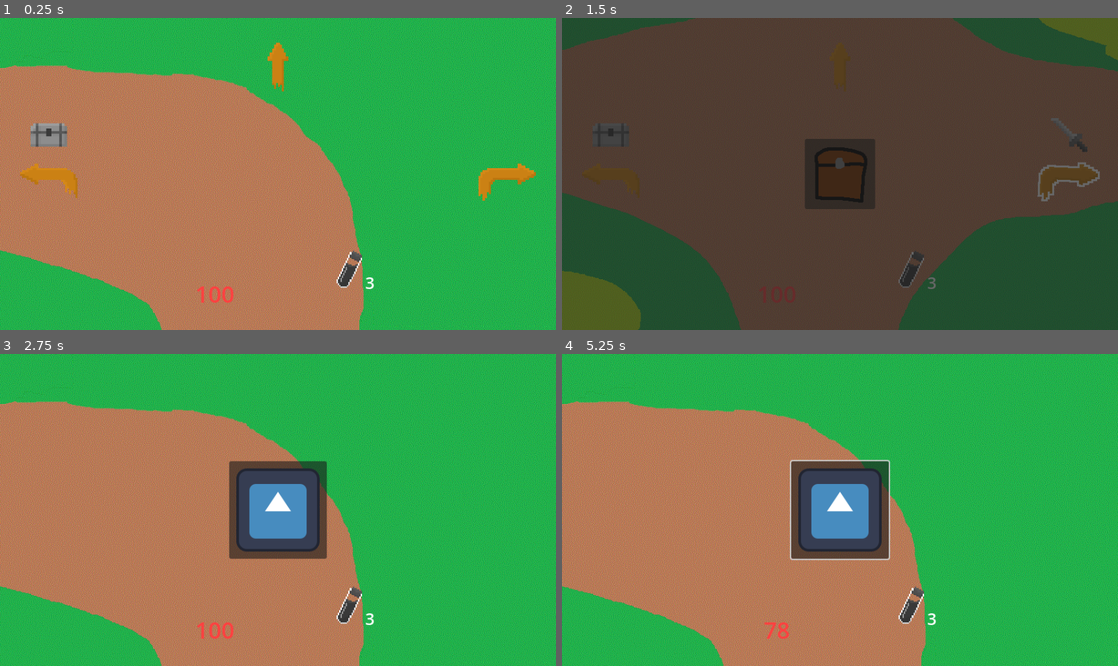
Above: before the commit, frames 1-4 (two rows, left to right).
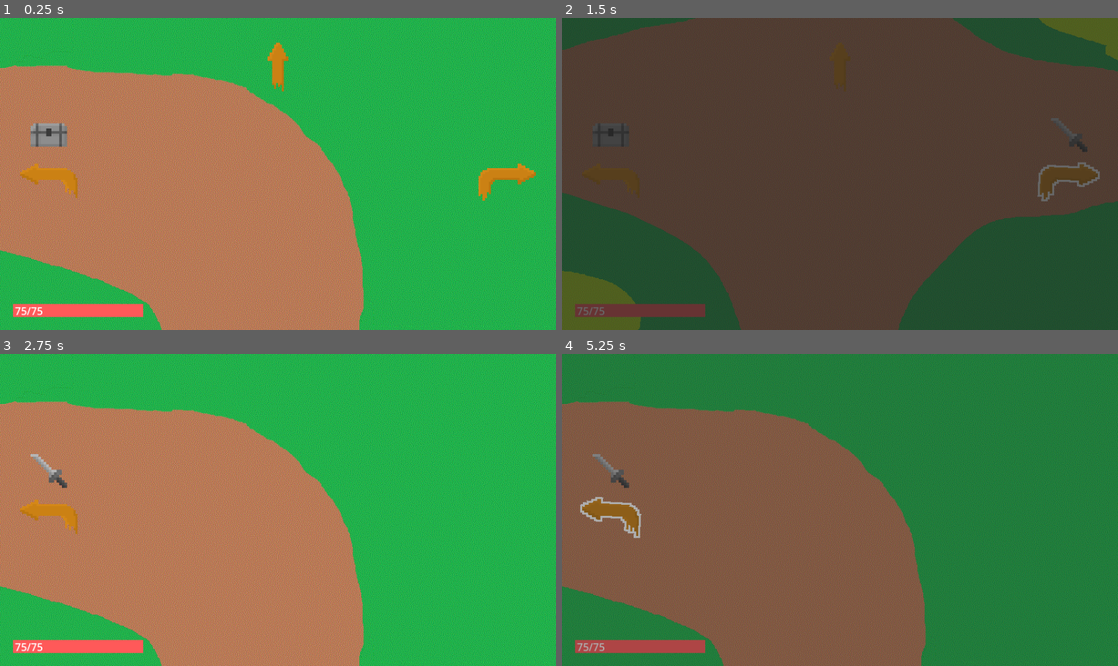
Above: after the commit, the same moments.

Repository: PurplikDev/rise-of-todmoldren-recreation
Game: Godot game, scene res://scenes/game.tscn
The game is run twice, just before and just after one commit, with the same random seed, the same clock (stepped at 60 frames per second) and the same inputs. Before the commit the project starts from res://game.tscn. The engine's default icon, where the game draws it, is replaced by a stand-in: a white triangle on a blue panel in a dark square.
Inputs (mouse positions are in pixels of both pictures, inside the frame that each line leads up to):
- Up to frame 1 (0.25 s): no input
- Up to frame 2 (1.5 s): click "left" at 0.5 s; click "left" at 1.25 s
- Up to frame 3 (2.75 s): click (350, 606) at 2 s, where only the run before the commit has a clickable "3"
- Up to frame 4 (5.25 s): click (840, 510) at 2.77 s; click (840, 510) at 3.52 s; click (912, 606) at 4.25 s, where only the run before the commit has a clickable "3"; click (612, 510) at 5 s, where only the run after the commit has a clickable "left"

The runs differ from the first frame. In frame 1, 1.5% of the frame differs, in the area x 2-68%, y 74-96%; in frame 2, 3.8%; in frame 3, 7.7%; in frame 4, 100%, in the area x 0-100%, y 0-100%.

Commit message:
updates ig

Diff:
--- a/character.gd
+++ /dev/null
@@ -1,58 +0,0 @@
-class_name Character
-extends Node
-
-@onready var health_potion_button = %HealthPotionButton
-@onready var health_potion_amount = %HealthPotionAmount
-@onready var health_display = %HealthDisplay
-
-var character_name: String = "Hero"
-var max_health: int = 100
-var health: int = 100:
-	set(value):
-		health = value
-		health_display.text = str(health)
-
-var level_cap: int = 50
-var level: int = 1
-var xp: int = 0
-
-var attack_boost: bool
-var defence_boost: bool
-
-var money: int
-var health_potion: int = 3:
-	set(value):
-		health_potion = value
-		if health_potion > 0:
-			health_potion_button.disabled = false
-		else:
-			health_potion_button.disabled = true
-		health_potion_amount.text = str(health_potion)
-
-func _ready():
-	health_potion_button.pressed.connect(use_potion)
-	health_potion_amount.text = str(health_potion)
-	health_display.text = str(health)
-
-func damage(amount: int):
-	print("ouch! | ", amount)
-	health -= amount
-	print("i have ", health, " health left!")
-	if health <= 0:
-		print("end of game!!!")
-		%CanvasLayer.visible = true
-
-func heal(amount: int):
-	health = clampi(health + amount, 0, max_health)
-
-func gain_xp(amount: int):
-	xp += amount
-	if xp > level_cap:
-		xp -= level_cap
-		level_cap += 50
-		level += 1
-		print_rich("[wave][rainbow]level up![/rainbow][/wave]")
-
-func use_potion():
-	health_potion -= 1
-	heal(10)
--- a/project.godot
+++ b/project.godot
@@ -11,7 +11,7 @@
 [application]
 
 config/name="rise-of-todmoldren-remaster"
-run/main_scene="res://game.tscn"
+run/main_scene="res://scenes/game.tscn"
 config/features=PackedStringArray("4.3", "Forward Plus")
 config/icon="res://icon.svg"
 
@@ -23,6 +23,15 @@
 window/size/window_height_override=1080
 window/stretch/mode="viewport"
 
+[file_customization]
+
+folder_colors={
+"res://assets/": "red",
+"res://resources/": "yellow",
+"res://scenes/": "teal",
+"res://scripts/": "purple"
+}
+
 [rendering]
 
 textures/canvas_textures/default_texture_filter=0
--- /dev/null
+++ b/resources/character_theme.tres
@@ -0,0 +1,16 @@
+[gd_resource type="Theme" load_steps=4 format=3 uid="uid://bq2wwudex6yc7"]
+
+[sub_resource type="SystemFont" id="SystemFont_4rpo4"]
+font_names = PackedStringArray("OCR A")
+oversampling = 10.0
+
+[sub_resource type="StyleBoxFlat" id="StyleBoxFlat_lhypm"]
+bg_color = Color(0.25, 0.25, 0.25, 0.588235)
+
+[sub_resource type="StyleBoxFlat" id="StyleBoxFlat_76fb1"]
+bg_color = Color(1, 0.35, 0.35, 1)
+
+[resource]
+Label/fonts/font = SubResource("SystemFont_4rpo4")
+ProgressBar/styles/background = SubResource("StyleBoxFlat_lhypm")
+ProgressBar/styles/fill = SubResource("StyleBoxFlat_76fb1")
--- a/resources/pieces/cave1.tres
+++ b/resources/pieces/cave1.tres
@@ -1,7 +1,7 @@
 [gd_resource type="Resource" script_class="DungeonPiece" load_steps=3 format=3 uid="uid://brwb7uuxytqfs"]
 
 [ext_resource type="Texture2D" uid="uid://bxh3og21dts7h" path="res://assets/cave1.png" id="1_005p8"]
-[ext_resource type="Script" path="res://dungeon_piece.gd" id="2_07esa"]
+[ext_resource type="Script" path="res://scripts/dungeon_piece.gd" id="2_07esa"]
 
 [resource]
 script = ExtResource("2_07esa")
--- a/resources/pieces/cave2.tres
+++ b/resources/pieces/cave2.tres
@@ -1,7 +1,7 @@
 [gd_resource type="Resource" script_class="DungeonPiece" load_steps=3 format=3 uid="uid://dgt8u01ywpu7q"]
 
 [ext_resource type="Texture2D" uid="uid://2aoft83asmtv" path="res://assets/cave2.png" id="1_ddqpw"]
-[ext_resource type="Script" path="res://dungeon_piece.gd" id="2_1p4or"]
+[ext_resource type="Script" path="res://scripts/dungeon_piece.gd" id="2_1p4or"]
 
 [resource]
 script = ExtResource("2_1p4or")
--- a/resources/pieces/cave3.tres
+++ b/resources/pieces/cave3.tres
@@ -1,7 +1,7 @@
 [gd_resource type="Resource" script_class="DungeonPiece" load_steps=3 format=3 uid="uid://cqr2c4ac6n2p7"]
 
 [ext_resource type="Texture2D" uid="uid://bbsluhw4iii0t" path="res://assets/cave3.png" id="1_ef5nc"]
-[ext_resource type="Script" path="res://dungeon_piece.gd" id="2_kfhc2"]
+[ext_resource type="Script" path="res://scripts/dungeon_piece.gd" id="2_kfhc2"]
 
 [resource]
 script = ExtResource("2_kfhc2")
--- a/resources/pieces/cave_enterance.tres
+++ b/resources/pieces/cave_enterance.tres
@@ -1,7 +1,7 @@
 [gd_resource type="Resource" script_class="DungeonPiece" load_steps=3 format=3 uid="uid://bw4blcwer371h"]
 
 [ext_resource type="Texture2D" uid="uid://clgnj11wbv4i7" path="res://assets/cave_enternace.png" id="1_h7tjf"]
-[ext_resource type="Script" path="res://dungeon_piece.gd" id="2_5cj4n"]
+[ext_resource type="Script" path="res://scripts/dungeon_piece.gd" id="2_5cj4n"]
 
 [resource]
 script = ExtResource("2_5cj4n")
--- a/resources/pieces/cave_exit.tres
+++ b/resources/pieces/cave_exit.tres
@@ -1,7 +1,7 @@
 [gd_resource type="Resource" script_class="DungeonPiece" load_steps=3 format=3 uid="uid://ddrkk57020uq6"]
 
 [ext_resource type="Texture2D" uid="uid://dt0acjqv1r7k4" path="res://assets/cave_exit.png" id="1_13c03"]
-[ext_resource type="Script" path="res://dungeon_piece.gd" id="2_yt5m5"]
+[ext_resource type="Script" path="res://scripts/dungeon_piece.gd" id="2_yt5m5"]
 
 [resource]
 script = ExtResource("2_yt5m5")
--- a/resources/pieces/forest1.tres
+++ b/resources/pieces/forest1.tres
@@ -1,7 +1,7 @@
 [gd_resource type="Resource" script_class="DungeonPiece" load_steps=3 format=3 uid="uid://o0gnk3x653sw"]
 
 [ext_resource type="Texture2D" uid="uid://dn462hwnybqgx" path="res://assets/forest1.png" id="1_3pt0j"]
-[ext_resource type="Script" path="res://dungeon_piece.gd" id="1_iedkr"]
+[ext_resource type="Script" path="res://scripts/dungeon_piece.gd" id="1_iedkr"]
 
 [resource]
 script = ExtResource("1_iedkr")
--- a/resources/pieces/forest2.tres
+++ b/resources/pieces/forest2.tres
@@ -1,7 +1,7 @@
 [gd_resource type="Resource" script_class="DungeonPiece" load_steps=3 format=3 uid="uid://c8dlm87nxyjxi"]
 
 [ext_resource type="Texture2D" uid="uid://b0ip04xxbk4y3" path="res://assets/forest2.png" id="1_2w2kv"]
-[ext_resource type="Script" path="res://dungeon_piece.gd" id="2_rdhq7"]
+[ext_resource type="Script" path="res://scripts/dungeon_piece.gd" id="2_rdhq7"]
 
 [resource]
 script = ExtResource("2_rdhq7")
--- a/resources/pieces/forest3.tres
+++ b/resources/pieces/forest3.tres
@@ -1,7 +1,7 @@
 [gd_resource type="Resource" script_class="DungeonPiece" load_steps=3 format=3 uid="uid://cy4fu05kegwmm"]
 
 [ext_resource type="Texture2D" uid="uid://rearu677ap1q" path="res://assets/forest3.png" id="1_vq80p"]
-[ext_resource type="Script" path="res://dungeon_piece.gd" id="2_uq5iq"]
+[ext_resource type="Script" path="res://scripts/dungeon_piece.gd" id="2_uq5iq"]
 
 [resource]
 script = ExtResource("2_uq5iq")
--- a/resources/pieces/forest4.tres
+++ b/resources/pieces/forest4.tres
@@ -1,7 +1,7 @@
 [gd_resource type="Resource" script_class="DungeonPiece" load_steps=3 format=3 uid="uid://df7b3m1bx7tli"]
 
 [ext_resource type="Texture2D" uid="uid://dqn5petystat7" path="res://assets/forest5.png" id="1_44l3k"]
-[ext_resource type="Script" path="res://dungeon_piece.gd" id="2_glqi0"]
+[ext_resource type="Script" path="res://scripts/dungeon_piece.gd" id="2_glqi0"]
 
 [resource]
 script = ExtResource("2_glqi0")
--- a/resources/pieces/forest5.tres
+++ b/resources/pieces/forest5.tres
@@ -1,7 +1,7 @@
 [gd_resource type="Resource" script_class="DungeonPiece" load_steps=3 format=3 uid="uid://chn63q12p0yna"]
 
 [ext_resource type="Texture2D" uid="uid://bj8htpcax1suf" path="res://assets/forest4.png" id="1_oyt5o"]
-[ext_resource type="Script" path="res://dungeon_piece.gd" id="2_dpiwt"]
+[ext_resource type="Script" path="res://scripts/dungeon_piece.gd" id="2_dpiwt"]
 
 [resource]
 script = ExtResource("2_dpiwt")
--- a/resources/pieces/forest6.tres
+++ b/resources/pieces/forest6.tres
@@ -1,7 +1,7 @@
 [gd_resource type="Resource" script_class="DungeonPiece" load_steps=3 format=3 uid="uid://cqwofbsdw4ry5"]
 
 [ext_resource type="Texture2D" uid="uid://bc3scai5ktmx8" path="res://assets/forest6.png" id="1_14fvx"]
-[ext_resource type="Script" path="res://dungeon_piece.gd" id="2_w133h"]
+[ext_resource type="Script" path="res://scripts/dungeon_piece.gd" id="2_w133h"]
 
 [resource]
 script = ExtResource("2_w133h")
--- a/resources/pieces/forest7.tres
+++ b/resources/pieces/forest7.tres
@@ -1,7 +1,7 @@
 [gd_resource type="Resource" script_class="DungeonPiece" load_steps=3 format=3 uid="uid://d0ckjafue1h30"]
 
 [ext_resource type="Texture2D" uid="uid://dyjvl6fns1pm6" path="res://assets/forest7.png" id="1_4vutu"]
-[ext_resource type="Script" path="res://dungeon_piece.gd" id="2_po24h"]
+[ext_resource type="Script" path="res://scripts/dungeon_piece.gd" id="2_po24h"]
 
 [resource]
 script = ExtResource("2_po24h")
--- a/resources/pieces/forest8.tres
+++ b/resources/pieces/forest8.tres
@@ -1,7 +1,7 @@
 [gd_resource type="Resource" script_class="DungeonPiece" load_steps=3 format=3 uid="uid://6y5m51q1t2og"]
 
 [ext_resource type="Texture2D" uid="uid://dy1wxs4yv440h" path="res://assets/forest8.png" id="1_7tlbd"]
-[ext_resource type="Script" path="res://dungeon_piece.gd" id="2_qqmbu"]
+[ext_resource type="Script" path="res://scripts/dungeon_piece.gd" id="2_qqmbu"]
 
 [resource]
 script = ExtResource("2_qqmbu")
--- a/game.tscn
+++ b/scenes/game.tscn
@@ -1,63 +1,64 @@
-[gd_scene load_steps=38 format=3 uid="uid://blxk7ghqxh3n"]
-
-[ext_resource type="Script" path="res://character.gd" id="1_lb0j3"]
-[ext_resource type="Script" path="res://dungeon.gd" id="2_pumms"]
-[ext_resource type="Resource" uid="uid://o0gnk3x653sw" path="res://resources/pieces/forest1.tres" id="3_srubd"]
-[ext_resource type="Resource" uid="uid://c8dlm87nxyjxi" path="res://resources/pieces/forest2.tres" id="4_0nsro"]
-[ext_resource type="Resource" uid="uid://cy4fu05kegwmm" path="res://resources/pieces/forest3.tres" id="5_5s0ax"]
-[ext_resource type="Resource" uid="uid://df7b3m1bx7tli" path="res://resources/pieces/forest4.tres" id="6_eqct1"]
-[ext_resource type="Resource" uid="uid://chn63q12p0yna" path="res://resources/pieces/forest5.tres" id="7_5ygh2"]
-[ext_resource type="Resource" uid="uid://cqwofbsdw4ry5" path="res://resources/pieces/forest6.tres" id="8_xou1d"]
-[ext_resource type="Resource" uid="uid://d0ckjafue1h30" path="res://resources/pieces/forest7.tres" id="9_564e0"]
-[ext_resource type="Resource" uid="uid://6y5m51q1t2og" path="res://resources/pieces/forest8.tres" id="10_rpwb3"]
-[ext_resource type="Resource" uid="uid://bw4blcwer371h" path="res://resources/pieces/cave_enterance.tres" id="11_5t53e"]
-[ext_resource type="Resource" uid="uid://brwb7uuxytqfs" path="res://resources/pieces/cave1.tres" id="12_esdj3"]
-[ext_resource type="Resource" uid="uid://dgt8u01ywpu7q" path="res://resources/pieces/cave2.tres" id="13_onfsn"]
-[ext_resource type="Resource" uid="uid://cqr2c4ac6n2p7" path="res://resources/pieces/cave3.tres" id="14_pvlpy"]
-[ext_resource type="Theme" uid="uid://kajgygmrg8c1" path="res://resources/dungeon_theme.tres" id="15_5m07g"]
-[ext_resource type="Resource" uid="uid://ddrkk57020uq6" path="res://resources/pieces/cave_exit.tres" id="15_iipay"]
-[ext_resource type="Texture2D" uid="uid://dpbcwatgk7mdl" path="res://assets/icons/path_left.png" id="16_0u844"]
-[ext_resource type="Script" path="res://combat.gd" id="16_3gyog"]
-[ext_resource type="Texture2D" uid="uid://ci1swso71e1vt" path="res://assets/icons/path_right.png" id="16_odw0t"]
-[ext_resource type="Texture2D" uid="uid://cx1bukm1axksr" path="res://assets/icons/path_left_pressed.png" id="17_0rhe3"]
-[ext_resource type="Texture2D" uid="uid://cligdwgikk800" path="res://icon.svg" id="17_1pkng"]
-[ext_resource type="Texture2D" uid="uid://wxxksgh6pbce" path="res://assets/icons/path_right_pressed.png" id="17_j503r"]
-[ext_resource type="Texture2D" uid="uid://bt4naqx7wt7v3" path="res://assets/chest1.png" id="17_vvxuc"]
-[ext_resource type="Script" path="res://chest.gd" id="18_53nvr"]
-[ext_resource type="Script" path="res://button.gd" id="18_m6gns"]
-[ext_resource type="Script" path="res://game_over.gd" id="18_s53gm"]
-[ext_resource type="Texture2D" uid="uid://coks15k7ll6tq" path="res://assets/icons/path_up.png" id="20_3mefq"]
-[ext_resource type="Texture2D" uid="uid://dw2fenvoit5e0" path="res://assets/icons/path_up_pressed.png" id="21_yjpxj"]
-[ext_resource type="Texture2D" uid="uid://cwy2yadkvr2ws" path="res://assets/icons/potion.png" id="24_7mdo1"]
+[gd_scene load_steps=39 format=3 uid="uid://blxk7ghqxh3n"]
+
+[ext_resource type="Script" path="res://scripts/dungeon.gd" id="1_ir1j1"]
+[ext_resource type="Script" path="res://scripts/dungeon_piece.gd" id="2_s6t57"]
+[ext_resource type="Resource" uid="uid://o0gnk3x653sw" path="res://resources/pieces/forest1.tres" id="3_y8usp"]
+[ext_resource type="Resource" uid="uid://c8dlm87nxyjxi" path="res://resources/pieces/forest2.tres" id="4_4khr6"]
+[ext_resource type="Resource" uid="uid://cy4fu05kegwmm" path="res://resources/pieces/forest3.tres" id="5_gnay0"]
+[ext_resource type="Resource" uid="uid://df7b3m1bx7tli" path="res://resources/pieces/forest4.tres" id="6_jlcbe"]
+[ext_resource type="Resource" uid="uid://chn63q12p0yna" path="res://resources/pieces/forest5.tres" id="7_bs1gc"]
+[ext_resource type="Resource" uid="uid://cqwofbsdw4ry5" path="res://resources/pieces/forest6.tres" id="8_uterv"]
+[ext_resource type="Resource" uid="uid://d0ckjafue1h30" path="res://resources/pieces/forest7.tres" id="9_p7kd6"]
+[ext_resource type="Resource" uid="uid://6y5m51q1t2og" path="res://resources/pieces/forest8.tres" id="10_gk15q"]
+[ext_resource type="Resource" uid="uid://bw4blcwer371h" path="res://resources/pieces/cave_enterance.tres" id="11_wj0yf"]
+[ext_resource type="Resource" uid="uid://brwb7uuxytqfs" path="res://resources/pieces/cave1.tres" id="12_efagm"]
+[ext_resource type="Resource" uid="uid://dgt8u01ywpu7q" path="res://resources/pieces/cave2.tres" id="13_ipf17"]
+[ext_resource type="Resource" uid="uid://cqr2c4ac6n2p7" path="res://resources/pieces/cave3.tres" id="14_nujub"]
+[ext_resource type="Resource" uid="uid://ddrkk57020uq6" path="res://resources/pieces/cave_exit.tres" id="15_a0ljc"]
+[ext_resource type="Theme" uid="uid://kajgygmrg8c1" path="res://resources/dungeon_theme.tres" id="16_fof1p"]
+[ext_resource type="Texture2D" uid="uid://cx1bukm1axksr" path="res://assets/icons/path_left_pressed.png" id="17_yye6x"]
+[ext_resource type="Texture2D" uid="uid://dpbcwatgk7mdl" path="res://assets/icons/path_left.png" id="18_gr8nb"]
+[ext_resource type="Script" path="res://scripts/button.gd" id="19_ggbtf"]
+[ext_resource type="Texture2D" uid="uid://wxxksgh6pbce" path="res://assets/icons/path_right_pressed.png" id="20_jv3ro"]
+[ext_resource type="Texture2D" uid="uid://ci1swso71e1vt" path="res://assets/icons/path_right.png" id="21_8qayh"]
+[ext_resource type="Texture2D" uid="uid://dw2fenvoit5e0" path="res://assets/icons/path_up_pressed.png" id="22_emw6h"]
+[ext_resource type="Texture2D" uid="uid://coks15k7ll6tq" path="res://assets/icons/path_up.png" id="23_gkv3s"]
+[ext_resource type="Script" path="res://scripts/character.gd" id="24_1yloq"]
+[ext_resource type="Theme" uid="uid://bq2wwudex6yc7" path="res://resources/character_theme.tres" id="25_5tphr"]
+[ext_resource type="Script" path="res://scripts/chest.gd" id="26_qjpaq"]
+[ext_resource type="Texture2D" uid="uid://bt4naqx7wt7v3" path="res://assets/chest1.png" id="27_3yv6q"]
+[ext_resource type="Script" path="res://scripts/combat.gd" id="28_kwr6o"]
+[ext_resource type="Texture2D" uid="uid://cligdwgikk800" path="res://icon.svg" id="29_onh66"]
+[ext_resource type="Script" path="res://scripts/game_over.gd" id="30_kcrms"]
+
+[sub_resource type="StyleBoxEmpty" id="StyleBoxEmpty_jxrpi"]
+
+[sub_resource type="StyleBoxTexture" id="StyleBoxTexture_cqrnr"]
+texture = ExtResource("17_yye6x")
 
 [sub_resource type="StyleBoxTexture" id="StyleBoxTexture_u5jxq"]
-texture = ExtResource("16_0u844")
-
-[sub_resource type="StyleBoxTexture" id="StyleBoxTexture_cqrnr"]
-texture = ExtResource("17_0rhe3")
-
-[sub_resource type="StyleBoxEmpty" id="StyleBoxEmpty_jxrpi"]
+texture = ExtResource("18_gr8nb")
+
+[sub_resource type="StyleBoxEmpty" id="StyleBoxEmpty_ythkp"]
+
+[sub_resource type="StyleBoxTexture" id="StyleBoxTexture_1uxyf"]
+texture = ExtResource("20_jv3ro")
 
 [sub_resource type="StyleBoxTexture" id="StyleBoxTexture_vibsr"]
-texture = ExtResource("16_odw0t")
-
-[sub_resource type="StyleBoxTexture" id="StyleBoxTexture_1uxyf"]
-texture = ExtResource("17_j503r")
-
-[sub_resource type="StyleBoxEmpty" id="StyleBoxEmpty_ythkp"]
+texture = ExtResource("21_8qayh")
+
+[sub_resource type="StyleBoxTexture" id="StyleBoxTexture_q4e8p"]
+texture = ExtResource("22_emw6h")
 
 [sub_resource type="StyleBoxTexture" id="StyleBoxTexture_y28t7"]
-texture = ExtResource("20_3mefq")
-
-[sub_resource type="StyleBoxTexture" id="StyleBoxTexture_q4e8p"]
-texture = ExtResource("21_yjpxj")
+texture = ExtResource("23_gkv3s")
 
 [node name="Game" type="Node"]
 
 [node name="Dungeon" type="Node" parent="."]
-script = ExtResource("2_pumms")
-forest_pieces = Array[Resource("res://dungeon_piece.gd")]([ExtResource("3_srubd"), ExtResource("4_0nsro"), ExtResource("5_5s0ax"), ExtResource("6_eqct1"), ExtResource("7_5ygh2"), ExtResource("8_xou1d"), ExtResource("9_564e0"), ExtResource("10_rpwb3"), ExtResource("11_5t53e")])
-cave_pieces = Array[Resource("res://dungeon_piece.gd")]([ExtResource("12_esdj3"), ExtResource("13_onfsn"), ExtResource("14_pvlpy"), ExtResource("15_iipay")])
+script = ExtResource("1_ir1j1")
+forest_pieces = Array[ExtResource("2_s6t57")]([ExtResource("3_y8usp"), ExtResource("4_4khr6"), ExtResource("5_gnay0"), ExtResource("6_jlcbe"), ExtResource("7_bs1gc"), ExtResource("8_uterv"), ExtResource("9_p7kd6"), ExtResource("10_gk15q"), ExtResource("11_wj0yf")])
+cave_pieces = Array[ExtResource("2_s6t57")]([ExtResource("12_efagm"), ExtResource("13_ipf17"), ExtResource("14_nujub"), ExtResource("15_a0ljc")])
 
 [node name="CanvasLayer" type="CanvasLayer" parent="Dungeon"]
 
@@ -91,14 +92,14 @@
 offset_bottom = 50.0
 grow_vertical = 2
 pivot_offset = Vector2(50, 50)
-theme_override_styles/normal = SubResource("StyleBoxTexture_u5jxq")
+theme_override_styles/disabled = SubResource("StyleBoxEmpty_jxrpi")
 theme_override_styles/hover = SubResource("StyleBoxTexture_cqrnr")
 theme_override_styles/pressed = SubResource("StyleBoxTexture_cqrnr")
-theme_override_styles/disabled = SubResource("StyleBoxEmpty_jxrpi")
+theme_override_styles/normal = SubResource("StyleBoxTexture_u5jxq")
 text = "left"
 icon_alignment = 1
 expand_icon = true
-script = ExtResource("18_m6gns")
+script = ExtResource("19_ggbtf")
 path_icon = NodePath("../LeftIcon")
 
 [node name="RightButton" type="Button" parent="Dungeon/CanvasLayer/Control" node_paths=PackedStringArray("path_icon")]
@@ -116,14 +117,14 @@
 grow_horizontal = 0
 grow_vertical = 2
 pivot_offset = Vector2(50, 50)
-theme_override_styles/normal = SubResource("StyleBoxTexture_vibsr")
+theme_override_styles/disabled = SubResource("StyleBoxEmpty_ythkp")
 theme_override_styles/hover = SubResource("StyleBoxTexture_1uxyf")
 theme_override_styles/pressed = SubResource("StyleBoxTexture_1uxyf")
-theme_override_styles/disabled = SubResource("StyleBoxEmpty_ythkp")
+theme_override_styles/normal = SubResource("StyleBoxTexture_vibsr")
 text = "left"
 icon_alignment = 1
 expand_icon = true
-script = ExtResource("18_m6gns")
+script = ExtResource("19_ggbtf")
 path_icon = NodePath("../RightIcon")
 
 [node name="UpButton" type="Button" parent="Dungeon/CanvasLayer/Control" node_paths=PackedStringArray("path_icon")]
@@ -138,14 +139,14 @@
 offset_bottom = 125.0
 grow_horizontal = 2
 pivot_offset = Vector2(50, 50)
-theme_override_styles/normal = SubResource("StyleBoxTexture_y28t7")
+theme_override_styles/disabled = SubResource("StyleBoxEmpty_ythkp")
 theme_override_styles/hover = SubResource("StyleBoxTexture_q4e8p")
 theme_override_styles/pressed = SubResource("StyleBoxTexture_q4e8p")
-theme_override_styles/disabled = SubResource("StyleBoxEmpty_ythkp")
+theme_override_styles/normal = SubResource("StyleBoxTexture_y28t7")
 text = "left"
 icon_alignment = 1
 expand_icon = true
-script = ExtResource("18_m6gns")
+script = ExtResource("19_ggbtf")
 path_icon = NodePath("../UpIcon")
 
 [node name="LeftIcon" type="TextureRect" parent="Dungeon/CanvasLayer/Control"]
@@ -205,65 +206,56 @@
 color = Color(0.129412, 0.129412, 0.129412, 1)
 
 [node name="Character" type="Node" parent="."]
-script = ExtResource("1_lb0j3")
+script = ExtResource("24_1yloq")
 
 [node name="CanvasLayer" type="CanvasLayer" parent="Character"]
 
-[node name="HealthPotionButton" type="Button" parent="Character/CanvasLayer"]
-unique_name_in_owner = true
-anchors_preset = 7
-anchor_left = 0.5
+[node name="Control" type="Control" parent="Character/CanvasLayer"]
+layout_mode = 3
+anchors_preset = 15
+anchor_right = 1.0
+anchor_bottom = 1.0
+grow_horizontal = 2
+grow_vertical = 2
+mouse_filter = 2
+theme = ExtResource("25_5tphr")
+
+[node name="HealthDisplay" type="ProgressBar" parent="Character/CanvasLayer/Control"]
+unique_name_in_owner = true
+layout_mode = 1
+anchors_preset = 2
 anchor_top = 1.0
-anchor_right = 0.5
-anchor_bottom = 1.0
-offset_left = 73.0
-offset_top = -130.0
-offset_right = 148.0
-offset_bottom = -55.0
-grow_horizontal = 2
+anchor_bottom = 1.0
+offset_left = 20.0
+offset_top = -40.0
+offset_right = 220.0
+offset_bottom = -20.0
 grow_vertical = 0
-icon = ExtResource("24_7mdo1")
-flat = true
-icon_alignment = 1
-expand_icon = true
-
-[node name="HealthPotionAmount" type="Label" parent="Character/CanvasLayer/HealthPotionButton"]
-unique_name_in_owner = true
-layout_mode = 1
-anchors_preset = 15
-anchor_right = 1.0
-anchor_bottom = 1.0
-grow_horizontal = 2
-grow_vertical = 2
-theme_override_font_sizes/font_size = 25
-horizontal_alignment = 2
-vertical_alignment = 2
-
-[node name="HealthDisplay" type="Label" parent="Character/CanvasLayer"]
-unique_name_in_owner = true
-anchors_preset = 7
-anchor_left = 0.5
-anchor_top = 1.0
-anchor_right = 0.5
-anchor_bottom = 1.0
-offset_left = -127.0
-offset_top = -80.0
-offset_right = -67.0
-offset_bottom = -31.0
-grow_horizontal = 2
-grow_vertical = 0
-theme_override_colors/font_color = Color(1, 0.25, 0.25, 1)
-theme_override_font_sizes/font_size = 35
-text = "100"
-horizontal_alignment = 1
+max_value = 75.0
+value = 50.0
+rounded = true
+allow_lesser = true
+show_percentage = false
+
+[node name="Label" type="Label" parent="Character/CanvasLayer/Control/HealthDisplay"]
+layout_mode = 1
+anchors_preset = 15
+anchor_right = 1.0
+anchor_bottom = 1.0
+offset_left = 2.5
+offset_right = -2.5
+grow_horizontal = 2
+grow_vertical = 2
+text = "75/75"
 vertical_alignment = 1
 
 [node name="Chest" type="Node" parent="." node_paths=PackedStringArray("character", "dungeon")]
-script = ExtResource("18_53nvr")
+script = ExtResource("26_qjpaq")
 character = NodePath("../Character")
 dungeon = NodePath("../Dungeon")
 
 [node name="CanvasLayer" type="CanvasLayer" parent="Chest"]
+visible = false
 
 [node name="ChestButton" type="Button" parent="Chest/CanvasLayer"]
 unique_name_in_owner = true
@@ -279,14 +271,15 @@
 offset_bottom = 54.0
 grow_horizontal = 2
 grow_vertical = 2
-icon = ExtResource("17_vvxuc")
+icon = ExtResource("27_3yv6q")
 
 [node name="Combat" type="Node" parent="." node_paths=PackedStringArray("character", "dungeon")]
-script = ExtResource("16_3gyog")
+script = ExtResource("28_kwr6o")
 character = NodePath("../Character")
 dungeon = NodePath("../Dungeon")
 
 [node name="CanvasLayer" type="CanvasLayer" parent="Combat"]
+visible = false
 
 [node name="CombatScreen" type="Control" parent="Combat/CanvasLayer"]
 unique_name_in_owner = true
@@ -312,11 +305,11 @@
 offset_bottom = 75.0
 grow_horizontal = 2
 grow_vertical = 2
-icon = ExtResource("17_1pkng")
+icon = ExtResource("29_onh66")
 icon_alignment = 1
 
 [node name="GameOver" type="Node" parent="."]
-script = ExtResource("18_s53gm")
+script = ExtResource("30_kcrms")
 
 [node name="CanvasLayer" type="CanvasLayer" parent="GameOver"]
 unique_name_in_owner = true
--- /dev/null
+++ b/scripts/character.gd
@@ -0,0 +1,32 @@
+class_name Character
+extends Node
+
+signal died
+
+@onready var health_display: ProgressBar = %HealthDisplay
+
+var status_effects: Array
+
+var max_health: int
+var health: int:
+	set(value):
+		if value >= max_health:
+			health = max_health
+		elif  value <= 0:
+			died.emit()
+
+		health = value
+
+		health_display.value = health
+		# emit signal/update ui
+
+func _ready() -> void:
+	health_display.max_value = max_health
+	health_display.value = health
+
+func damage(amount: int):
+	# insert damage calculation here
+	health -= amount
+
+func heal(amount: int):
+	health += amount
--- a/dungeon.gd
+++ b/scripts/dungeon.gd
@@ -36,15 +36,7 @@
 func change_location(room_type: RoomType):
 	current_piece = forest_pieces.pick_random()
 
-	match room_type:
-		RoomType.COMBAT:
-			combat_started.emit()
-			lock_buttons()
-		RoomType.CHEST:
-			chest_spawned.emit()
-			unlock_buttons()
-		_:
-			unlock_buttons()
+	unlock_buttons()
 
 	update_interface()
 	var transition_tween = get_tree().create_tween()
Not shown: 1 places in scenes/game.tscn that only renumber resources
Renamed: button.gd -> scripts/button.gd
Renamed: chest.gd -> scripts/chest.gd
Renamed: combat.gd -> scripts/combat.gd
Renamed: dungeon_piece.gd -> scripts/dungeon_piece.gd
Renamed: game_over.gd -> scripts/game_over.gd
Not shown, added: concept_ideas.md
